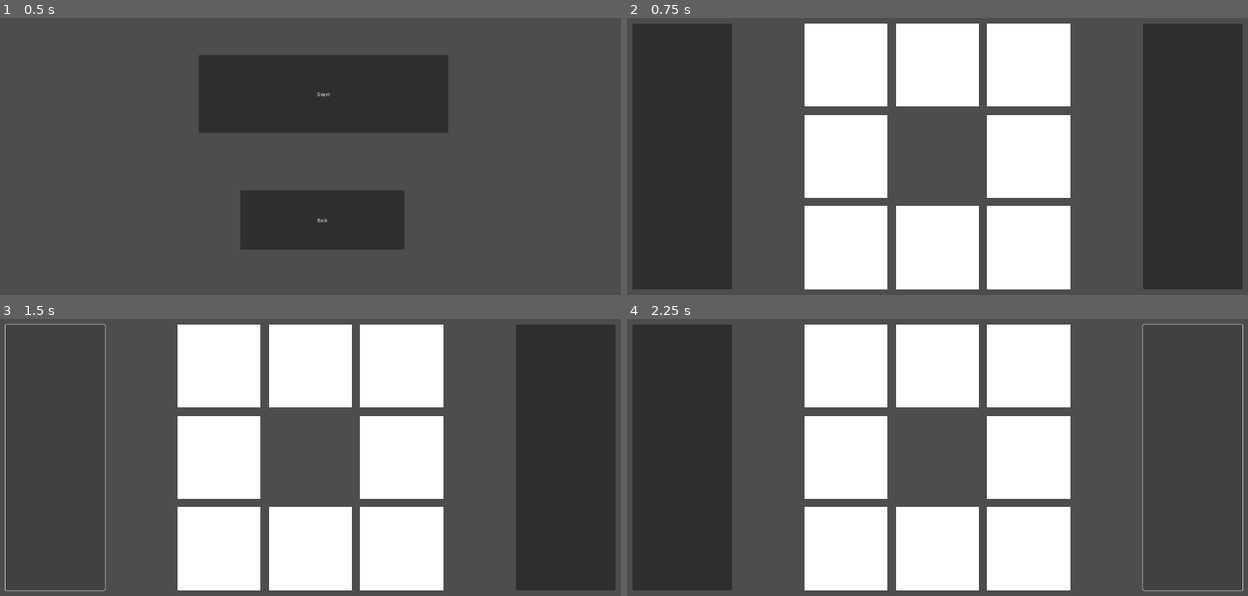
Above: before the commit, frames 1-4 (two rows, left to right).
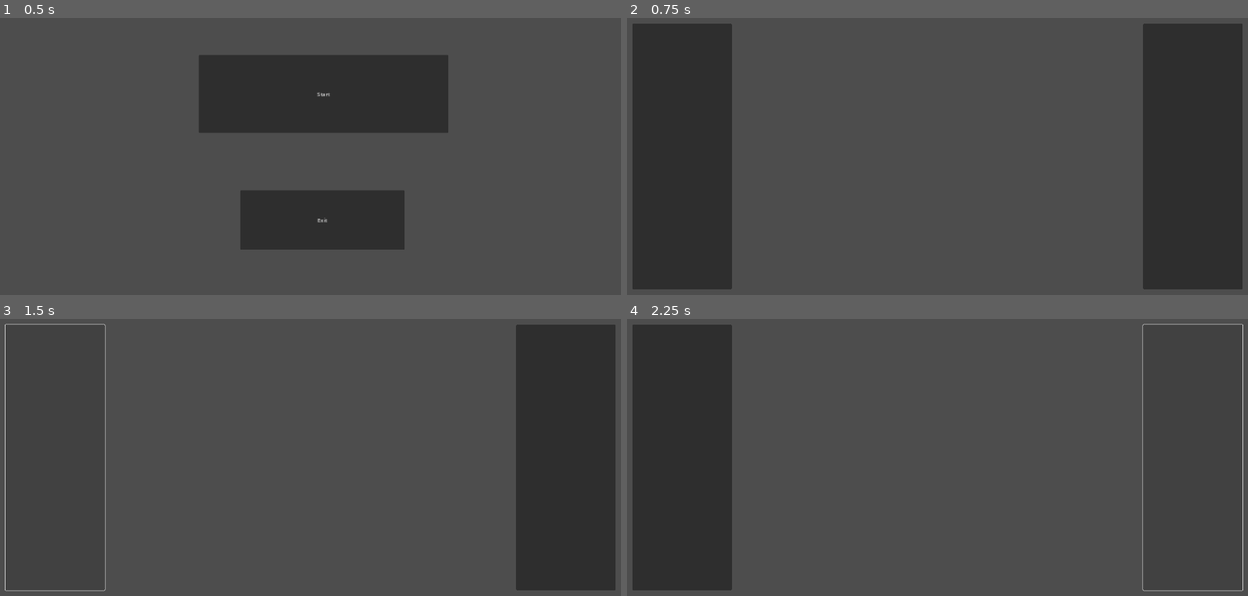
Above: after the commit, the same moments.

Repository: krishnabm/2nBack
Game: Godot game, scene res://scenes/MainMenu/main_menu.tscn
Same seed, same stepped clock (60 frames per second), same inputs: the game is played once before the commit and once after it.
Inputs (mouse positions are in pixels of both pictures, inside the frame that each line leads up to):
- Up to frame 1 (0.5 s): no input
- Up to frame 2 (0.75 s): click "Start" at 0.5 s
- Up to frame 3 (1.5 s): click (55, 457) at 1.25 s
- Up to frame 4 (2.25 s): click (1192, 457) at 2 s

Frame 1 is identical in both runs. In frame 2, 32% of the frame differs, in the area x 28-72%, y 2-98%; in frame 3, 32%; in frame 4, 32%.
Error after the commit: Parse Error: Identifier "GameParams" not declared in the current scope. (res://services/tape_generator.gd:23)

Commit message:
Tape gen

Diff:
--- a/services/tape_generator.gd
+++ b/services/tape_generator.gd
@@ -17,3 +17,21 @@
 			ret[idx] = true
 		numMatches -= 1
 	return ret
+
+static func get_tape_from_key(tapeKey: Array[bool]):
+	var tape: Array[int] = []
+	for fastPtr in range(0,GameParams.testLength + GameParams.nValue):
+		var slowPtr = fastPtr - GameParams.nValue
+
+		if slowPtr > -1:
+			if tapeKey[slowPtr] == true:
+				var curSlotIdx = tape[slowPtr]
+				tape.push_back(curSlotIdx)
+			else:
+				var curSlotIdx = randi_range(0, 7)
+				tape.push_back(curSlotIdx)
+		else:
+			var curSlotIdx = randi_range(0, 7)
+			tape.push_back(curSlotIdx)
+
+	return tape
